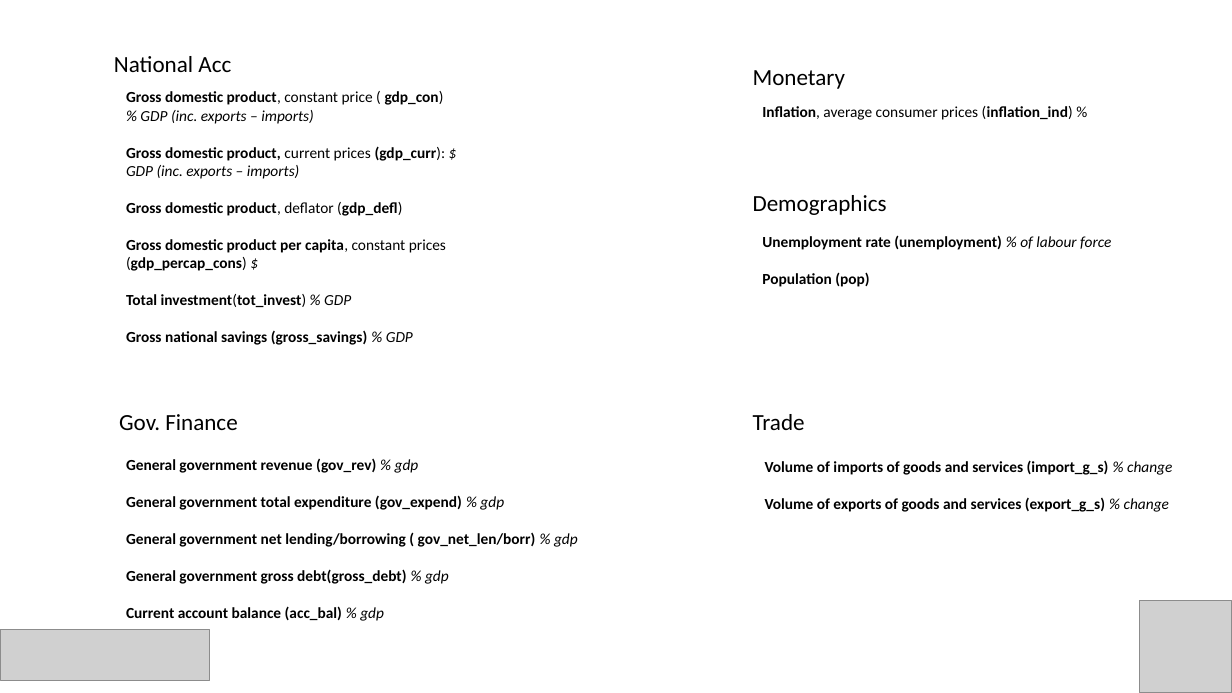
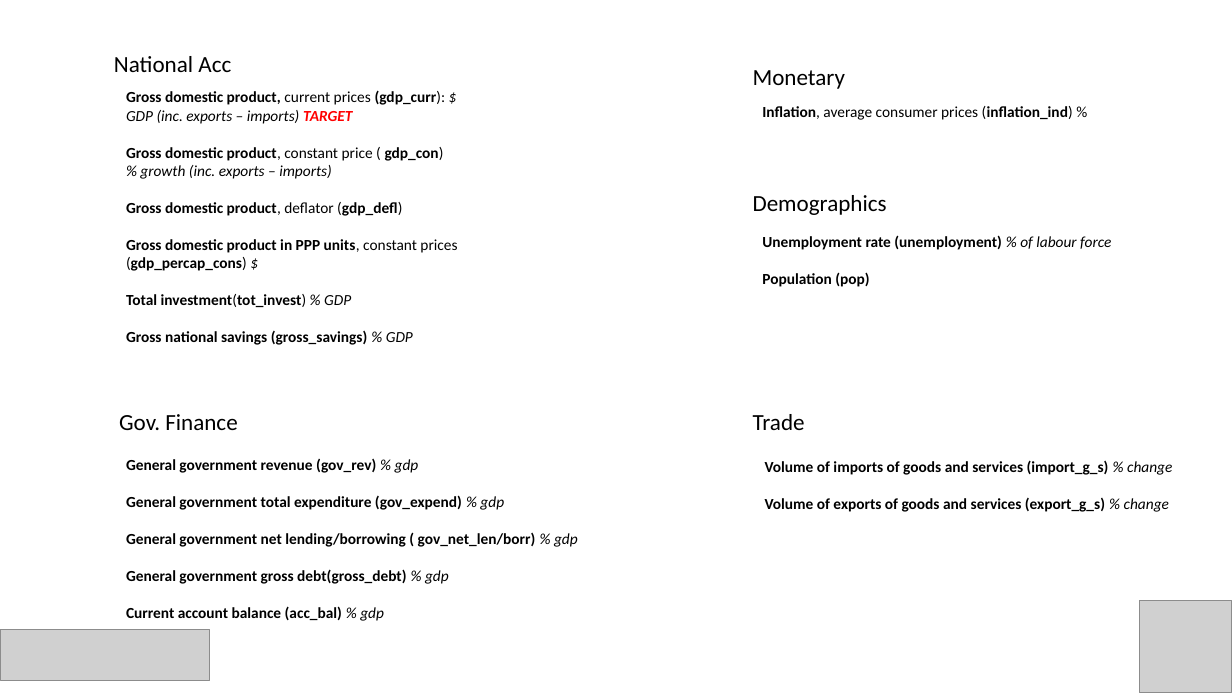
Before and after one commit to chrislacarte/Country-GDP-and-Debt-predictor-ML-, a slide deck: slide 3 of gdp_presentation.pptx. Drawn at 1232x693 pixels with LibreOffice and Linux fonts; fonts in the diff are those of the drawing; grey boxes stand for pictures. Boxes give left, top, right and bottom in pixels: in the first picture for what was removed or moved away, otherwise in the second. Text is boxed around its words. In the diff, an @@ line names an element or a change of style, - is before the commit and + after.

```diff
--- a/gdp_presentation.pptx
+++ b/gdp_presentation.pptx
@@ text at (126, 90, 446, 124): paragraphs added @@
+Gross domestic product, current prices (gdp_curr): $
+GDP (inc. exports – imports) TARGET
@@ text at (140, 165, 332, 179): text changed @@
-% GDP (inc. exports – imports)
-Gross domestic product, current prices (gdp_curr): $
-GDP (inc. exports – imports)
+% growth (inc. exports – imports)
@@ text at (126, 239, 457, 253): text changed @@
-Gross domestic product per capita, constant prices
+Gross domestic product in PPP units, constant prices
```
Also in this commit, not shown: 1 other slide changed, 4 other files.
